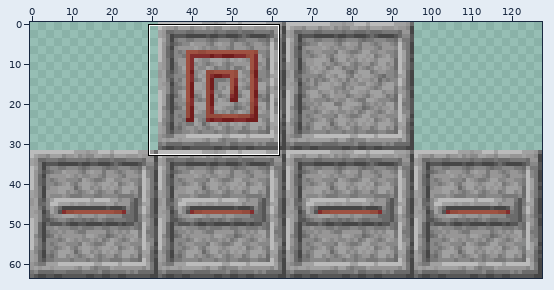
One commit to this sprite sheet: assets/aether_legacy/textures/bosses/slider/slider_asleep_critical.png. The picture above shows the old version from afar; the outline marks the close-up.
Close-up. The starting point:
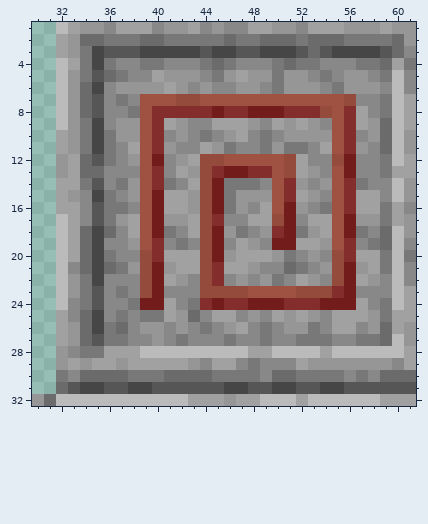
The file is 128x64 pixels. Colours within 5 levels of each other are drawn and written as one. Shown: x 30..61, y 1..32.
The same view after the edit:
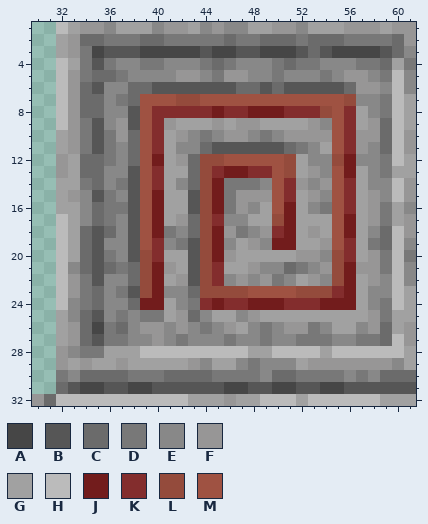
Palette (. is transparent): A #464646  B #565656  C #6b6b6b  D #787878  E #888888  F #979696  G #a1a1a1  H #bbbbbb  J #721c1c  K #832d2d  L #944b3c  M #9f5242
The commit says: Added shading to the top mark on the Slider
Diff:
Changed rows in their new state; - is an unchanged pixel.
first column x 35:
 4 B-----------------------
 5 C----EE-----FEE-EE------
 6 B-ECCBBBBBBBCCBCBBBBBC--
 7 C--C--------------------
 8 C--B--------------------
 9 B--B--FGGGF-F-G-G-------
10 B--C--G-----F---------F-
11 B--C--G--CBBBBBBC-------
12 C--C--G-C---------------
13 ---B--G-C-------------G-
14 C--B--G-C-------------G-
15 B--B----B--------------F
16 C--B----B--------G-----F
17 C-EB--G-C--------G----G-
18 B--B----C--------G----G-
19 B--B----B-------------G-
20 B--B----B------GGF-----F
21 B--C----B--------------F
22 B--C----B---------------
23 C--B----C-------------G-
24 C--C--------------------
25 B-------------G-G-GG----
Changed places in both close-ups, as pixel boxes (x1, y1, x2, y2):
changed: (92, 58, 380, 322)
